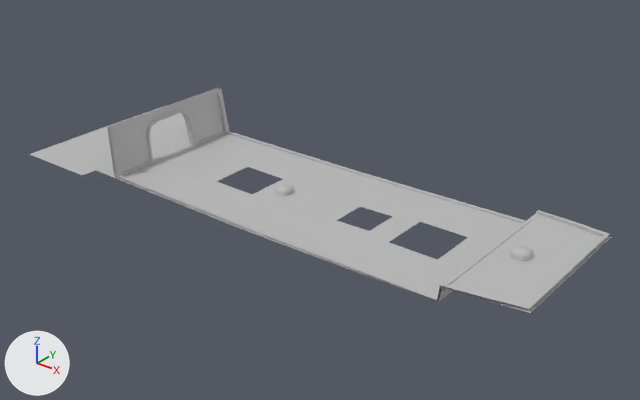
The FBX model Art/Export/SM/Pirate Ship/SM_Maindeck.fbx as it was, and as the next commit left it.
One viewpoint serves both versions: a camera (50 mm lens) standing at (87.5, -89.8, 62.1) and looking at (14.0, 1.9, 5.2). The axes (+X, +Y, +Z) are drawn at lower left. The lights are the same throughout. Where no turn or scale is listed for an object, it has been applied to the vertices. Vertices at the same position are counted once.

In view in the first picture: 'SM_Maindeck'.
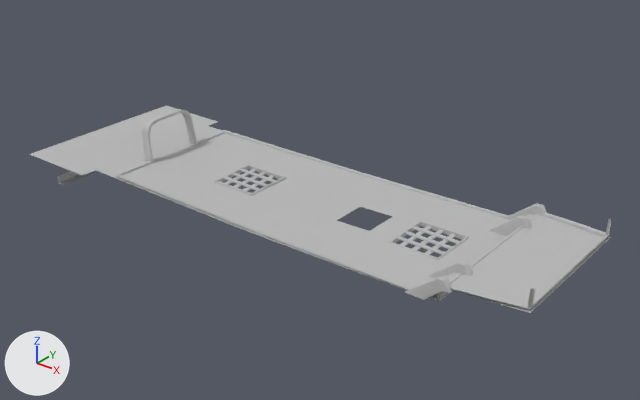
Diff of the bpy script that builds the scene:
```diff
--- a/Art/Export/SM/Pirate Ship/SM_Maindeck.fbx.py
+++ b/Art/Export/SM/Pirate Ship/SM_Maindeck.fbx.py
@@ mat_m_woodplanks @@
+mat_m_woodplanks = principled_material('M_WoodPlanks')
+mat_m_woodplanks.base_color = (0.5, 0.5, 0.5)  # grey #bcbcbc
@@ me_mesh @@
 # used by ob_sm_maindeck; location = (10.4, 0.0, 9.4)
-me_mesh.from_pydata(...)  # 204 vertices, 142 faces; spans x -43.7..43.7, y -15.0..15.0, z -4.1..4.1
+me_mesh.from_pydata(...)  # 760 vertices, 513 faces; spans x -43.6..43.6, y -15.0..15.0, z -6.0..6.0
+# me_mesh part 1: the loose piece of 45 vertices spanning x -25.7..43.5, y -12.5..12.5, z -3.9..-0.5 is rebuilt with 92 vertices and now spans x -25.8..43.4, y -12.5..12.5, z -0.6..2.8
+# me_mesh part 2: the loose piece of 39 vertices spanning x -43.7..43.7, y -15.0..15.0, z -3.9..-0.9 is rebuilt with 28 vertices and now spans x -43.6..43.6, y -15.0..15.0, z -0.5..2.4, in mat_m_woodplanks (grey #bcbcbc)
+# me_mesh part 3: the loose piece of 36 vertices spanning x -27.4..-25.0, y -5.1..5.1, z -4.0..2.7 is rebuilt with 72 vertices and now spans x -27.5..-25.1, y -5.1..5.1, z -0.7..6.0
+# me_mesh part 4: 6 loose pieces with 84 vertices, spanning x -26.5..38.2, y -12.4..12.4, z -4.1..4.1, are deleted
+# me_mesh part 5: 396 vertices added at x 19.7..43.6, y -12.7..12.7, z -0.7..5.1
+# me_mesh part 6: 160 vertices added at x -12.4..-4.6, y -3.9..3.9, z -1.0..-0.2
+# me_mesh part 7: 12 vertices added at x -41.1..-39.8, y -12.0..12.0, z -6.0..-4.7
 me_mesh.materials.append(mat_m_pirateship)
+me_mesh.materials.append(mat_m_woodplanks)  # grey #bcbcbc
@@ ob_sm_maindeck @@
 ob_sm_maindeck = bpy.data.objects.new('SM_Maindeck', me_mesh)
-ob_sm_maindeck.location = (10.4, 0.0, 9.4)
+ob_sm_maindeck.location = (10.5, 0.0, 6.1)
```

Pixel boxes (x1, y1, x2, y2) of what changed, in the pictures (640 x 400 px):
'SM_Maindeck', reshaped, moved (8% shorter)
    before: (30, 88, 611, 313)
    after: (30, 105, 611, 313)
part 1 of me_mesh, rebuilt
    before: (115, 131, 609, 309)
    after: (115, 130, 607, 309)
part 2 of me_mesh, rebuilt
    both: (30, 105, 611, 313)
part 3 of me_mesh, rebuilt
    before: (147, 110, 198, 163)
    after: (142, 109, 198, 164)
part 4 of me_mesh, deleted
    before: (107, 88, 539, 291)
part 5 of me_mesh, added
    after: (389, 203, 611, 310)
part 6 of me_mesh, added
    after: (214, 164, 286, 196)
part 7 of me_mesh, added
    after: (58, 170, 97, 185)
